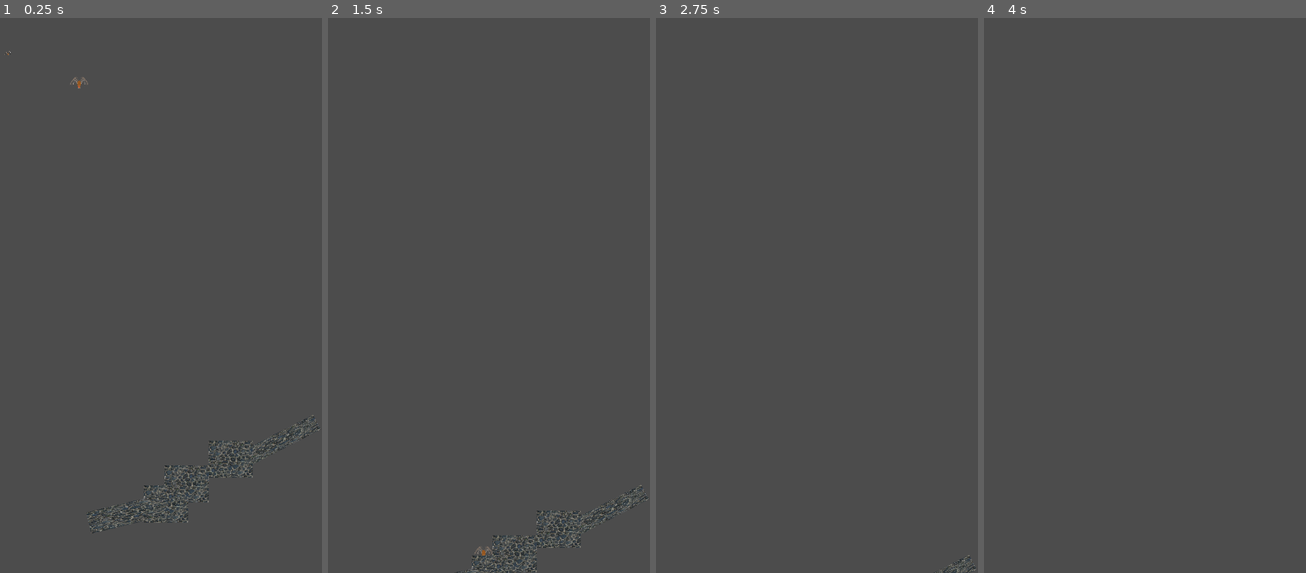
Above: before the commit, frames 1-4 (left to right).
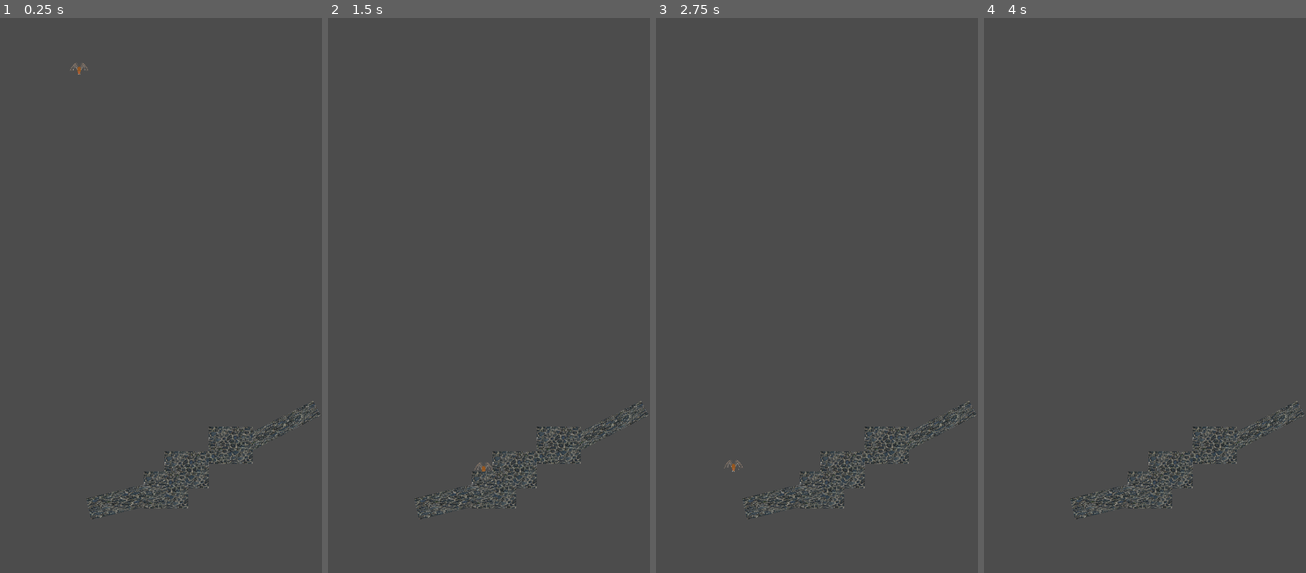
Above: after the commit, the same moments.

Repository: downhillGames/WebOfWar
Game: Godot game, scene res://MAin.tscn
Same seed, same stepped clock (60 frames per second), same inputs: the game is played once before the commit and once after it.
Inputs:
- Up to frame 1 (0.25 s): no input
- Up to frame 2 (1.5 s): tap Enter (ui_accept) at 0.5, 0.77 s; hold D (2p_right) from 0.53 s (still down); tap Q (2p_accept) at 0.6 s; tap Shift (punch1) at 1.35 s
- Up to frame 3 (2.75 s): tap Enter (ui_accept) at 1.52 s; release D (2p_right) at 2.03 s; hold A (2p_left) from 2.03 s (still down); tap Q (2p_accept) at 2.1 s
- Up to frame 4 (4 s): tap Enter (ui_accept) at 2.75, 3.02, 3.77 s; release A (2p_left) at 2.78 s; hold D (2p_right) from 2.78 s (still down); tap Shift (punch1) at 2.85 s; tap Q (2p_accept) at 3.5, 3.6 s

The runs differ from the first frame. In frame 1, 2.4% of the frame differs, in the area x 1-100%, y 5-93%; in frame 2, 2.4%, in the area x 26-100%, y 68-100%; in frame 3, 1.5%; in frame 4, 1.4%.
Error in both runs: Invalid set index 'position' (on base: 'Nil') with value of type 'Vector2'. (res://test.gd:61)

Commit message:
wrap around

Diff:
--- a/Spider.gd
+++ b/Spider.gd
@@ -20,7 +20,16 @@
 
 
 
+
 func _physics_process(delta):
+
+	var viewport = get_viewport()
+	var viewport_rect = viewport.get_visible_rect()
+
+	if position.x < viewport_rect.position.x:
+		position.x = viewport_rect.position.x + viewport_rect.size.x
+	if position.x > viewport_rect.position.x + viewport_rect.size.x:
+		position.x = viewport_rect.position.x
 	# Movement logic
 	for i in range(get_slide_count()):
 		var other = get_slide_collision(i).collider
--- a/Spider2.gd
+++ b/Spider2.gd
@@ -20,7 +20,18 @@
 
 
 
+
 func _physics_process(delta):
+	var viewport = get_viewport()
+	var viewport_rect = viewport.get_visible_rect()
+
+	if position.x < viewport_rect.position.x - 50:
+		position.y = position.y - 100
+		position.x = viewport_rect.position.x + viewport_rect.size.x
+
+	if position.x > viewport_rect.position.x + viewport_rect.size.x:
+		position.y = position.y - 100
+		position.x = viewport_rect.position.x - 50
 	# Movement logic
 	for i in range(get_slide_count()):
 		var other = get_slide_collision(i).collider
--- a/test.gd
+++ b/test.gd
@@ -65,7 +65,8 @@
 
 
 func _process(delta):
-	position.y += speed * delta
+	pass
+	#position.y += speed * delta
 
 
 func check_distance():
